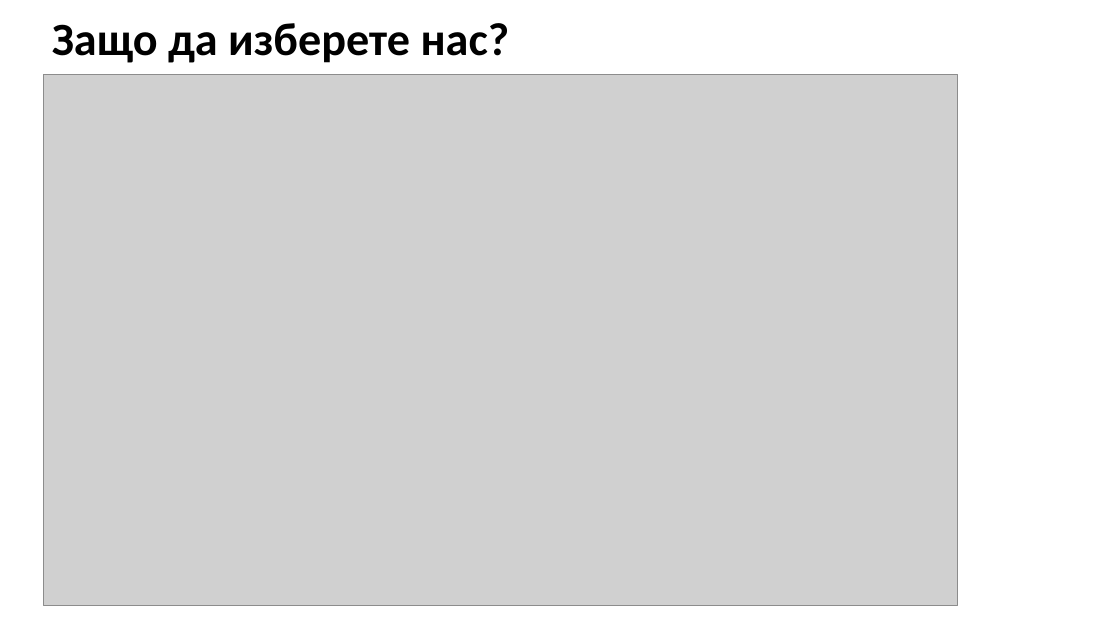
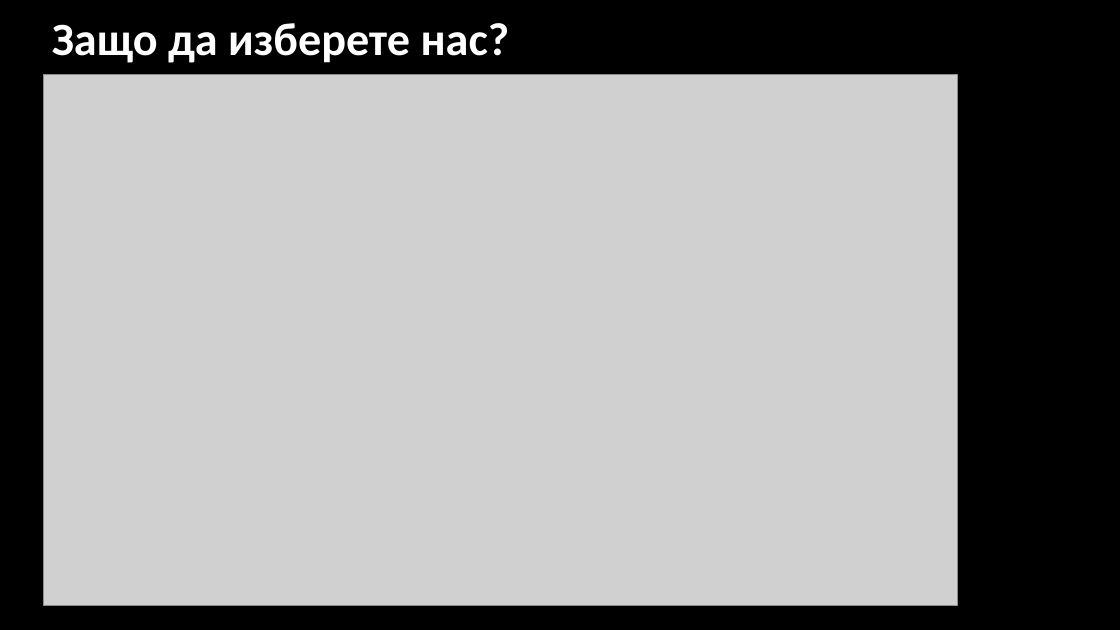
Before and after one commit to ivanmarkov13/imaginarium, a slide deck: slide 7 of documentation/Imaginarium.pptx. Drawn at 1120x630 pixels with LibreOffice and Linux fonts; fonts in the diff are those of the drawing; grey boxes stand for pictures. Boxes give left, top, right and bottom in pixels: in the first picture for what was removed or moved away, otherwise in the second. Text is boxed around its words. In the diff, an @@ line names an element or a change of style, - is before the commit and + after.

```diff
--- a/documentation/Imaginarium.pptx
+++ b/documentation/Imaginarium.pptx
@@ background #FFFFFF to #000000 @@
@@ title "Защо да изберете нас?" at [52,23,510,63]: text colour #000000 to #FFFFFF @@
```
Also in this commit, not shown: 9 other slides changed.
